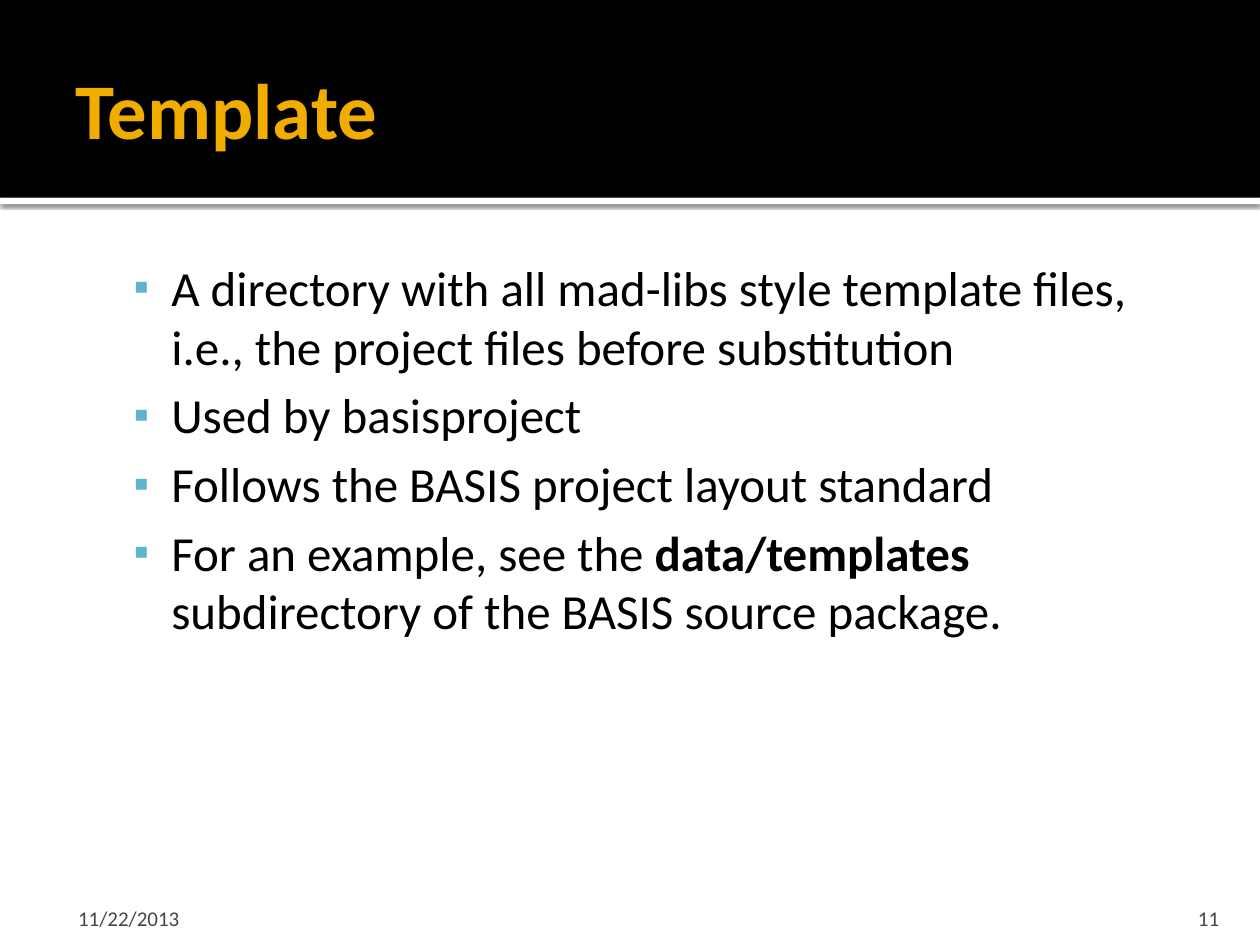
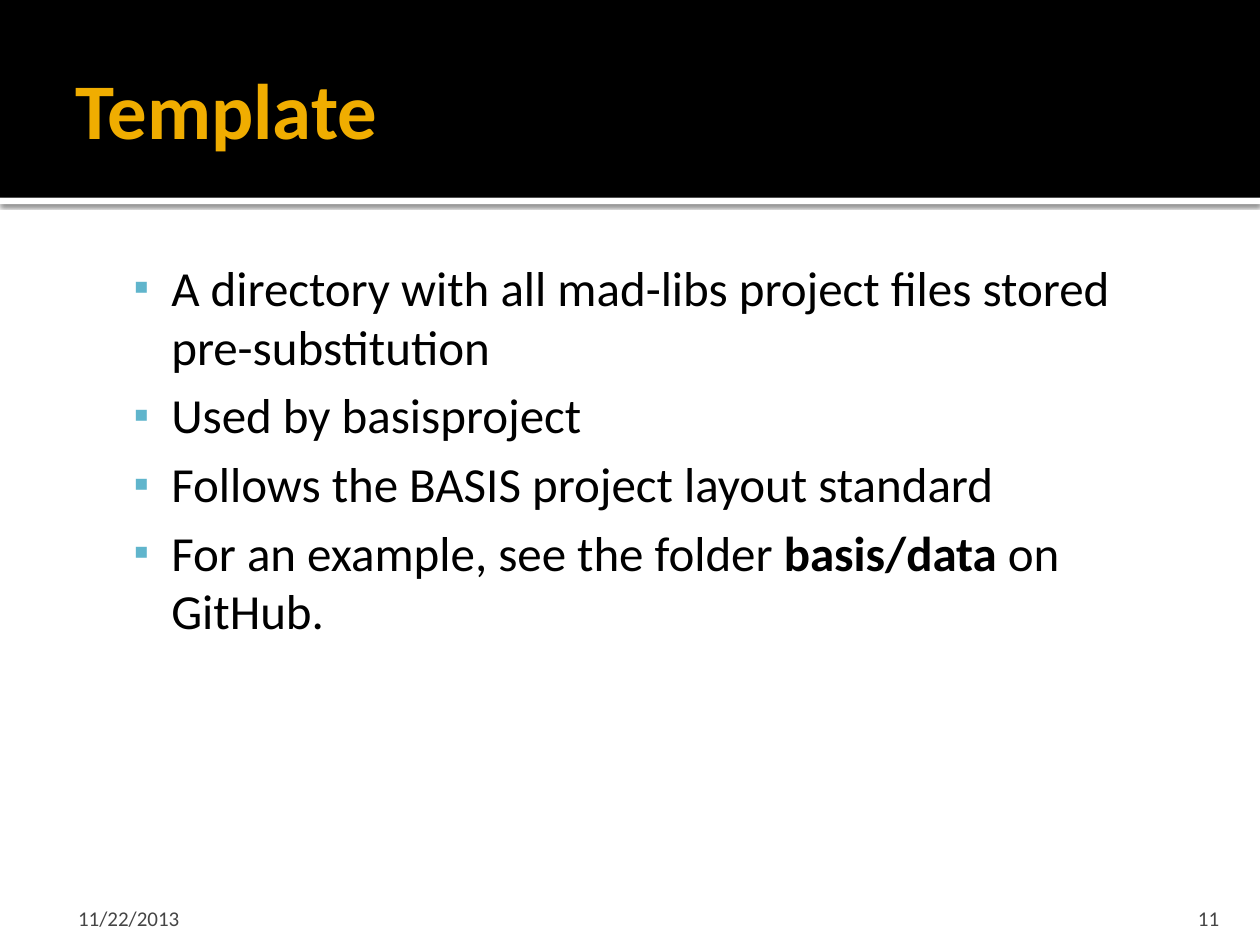
Before and after one commit to cmake-basis/legacy, a slide deck: slide 11 of doc/BASIS_Introduction.pptx. Drawn at 1260x945 pixels with LibreOffice and Linux fonts; fonts in the diff are those of the drawing. Boxes give left, top, right and bottom in pixels: in the first picture for what was removed or moved away, otherwise in the second. Text is boxed around its words. In the diff, an @@ line names an element or a change of style, - is before the commit and + after.

Commit message:
Issue #237, major update to BASIS_Introduction.pptx, improving wording and updating reference plus version information to new git location.

```diff
--- a/doc/BASIS_Introduction.pptx
+++ b/doc/BASIS_Introduction.pptx
@@ text at <box>171,272,1110,373</box>: text changed @@
-  ▪ A directory with all mad-libs style template files, i.e., the project files before substitution
+  ▪ A directory with all mad-libs project files stored pre-substitution
@@ text at <box>171,536,1060,630</box>: text changed @@
-  ▪ For an example, see the data/templates subdirectory of the BASIS source package.
+  ▪ For an example, see the folder basis/data on GitHub.
```
Also in this commit, not shown: 10 other slides changed, 4 slides added.
